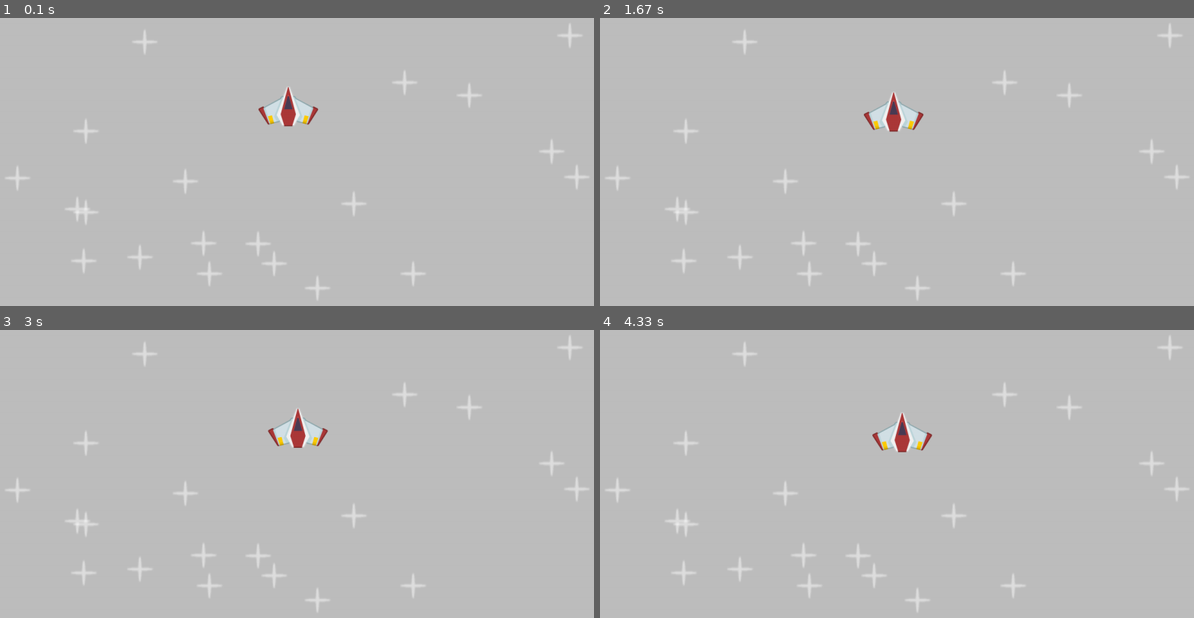
Above: before the commit, frames 1-4 (two rows, left to right).
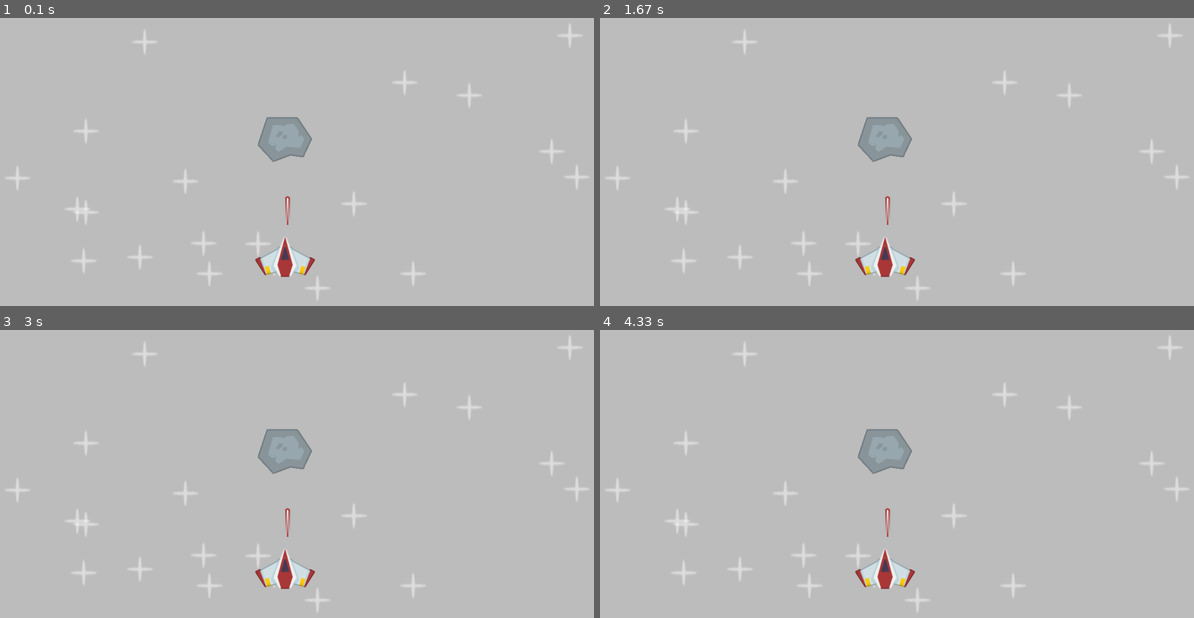
Above: after the commit, the same moments.

Repository: DeepakSkandh/pygame_games
Game: pygame game, started from main.py
Same seed, same stepped clock (60 frames per second), same inputs: the game is played once before the commit and once after it.
Inputs:
- Up to frame 1 (0.1 s): no input
- Up to frame 2 (1.67 s): no input
- Up to frame 3 (3 s): no input
- Up to frame 4 (4.33 s): no input

The runs differ from the first frame. In frame 1, 2.4% of the frame differs, in the area x 42-54%, y 24-90%; in frame 2, 2.3%; in frame 3, 2.2%; in frame 4, 2.2%.

Commit message:
Implement player movement, vector controls, and screen boundaries

Diff:
--- a/main.py
+++ b/main.py
@@ -6,26 +6,60 @@
 display_surface = pygame.display.set_mode((window_width,window_height))
 pygame.display.set_caption("New Game")
 
-surf = pygame.Surface((100,200))
-surf.fill("red")
-x = 590
-y = 260
 player_surf = pygame.image.load("images\player.png").convert_alpha()
+player_rect = player_surf.get_frect(center = (window_width/2,(window_height-140)))
+
 star_surf = pygame.image.load("images\star.png").convert_alpha()
 star_coordinates = [(random.randint(100,1200), random.randint(100,620)) for _ in range(20)]
 
+metor_surf = pygame.image.load("images\meteor.png").convert_alpha()
+metor_rect = metor_surf.get_frect(center = (window_width/2,window_height/2))
+
+laser_surf = pygame.image.load("images\laser.png").convert_alpha()
+laser_rect = laser_surf.get_frect(bottomleft=(window_width//2,window_height-200))
+x = 0
+y = 0
+player_direction = pygame.math.Vector2(x,y)
+player_speed = 300
+
 running = True
+clock = pygame.time.Clock()
 while running:
+    dt = clock.tick(60) / 1000
+    #print(dt)
     for event in pygame.event.get():
         if event.type == pygame.QUIT:
             running = False
+        #if event.type == pygame.KEYDOWN and event.key == pygame.K_SPACE:
+         #   print(1 )
+        #if event.type == pygame.MOUSEMOTION:
+         #   player_rect.center = event.pos
+    #print(pygame.mouse.get_pos())
+    #print(pygame.mouse.get_pressed())
+
+    keys = pygame.key.get_pressed()
+    #if keys[pygame.K_RIGHT]:
+        #player_direction.x = 1
+        #player_rect.center += player_direction * player_speed * dt
+    #if keys[pygame.K_LEFT]:
+     #   player_direction.x = -1
+
+    player_direction.x = int(keys[pygame.K_RIGHT]) - int(keys[pygame.K_LEFT])
+    player_direction.y = int(keys[pygame.K_DOWN]) - int(keys[pygame.K_UP])
+    player_direction = player_direction.normalize() if player_direction else player_direction
+
+    player_rect.center += player_direction * player_speed * dt
+
+
     display_surface.fill("gray")
     for position in star_coordinates:
         display_surface.blit(star_surf,position)
-    display_surface.blit(player_surf,(x,y))
+        display_surface.blit(metor_surf,metor_rect)
+    display_surface.blit(player_surf,player_rect)
+    display_surface.blit(laser_surf,laser_rect)
 
-    x += 0.1
-    y += 0.1
+
     pygame.display.update()
+#print(clock.get_fps())
 
 pygame.quit()
